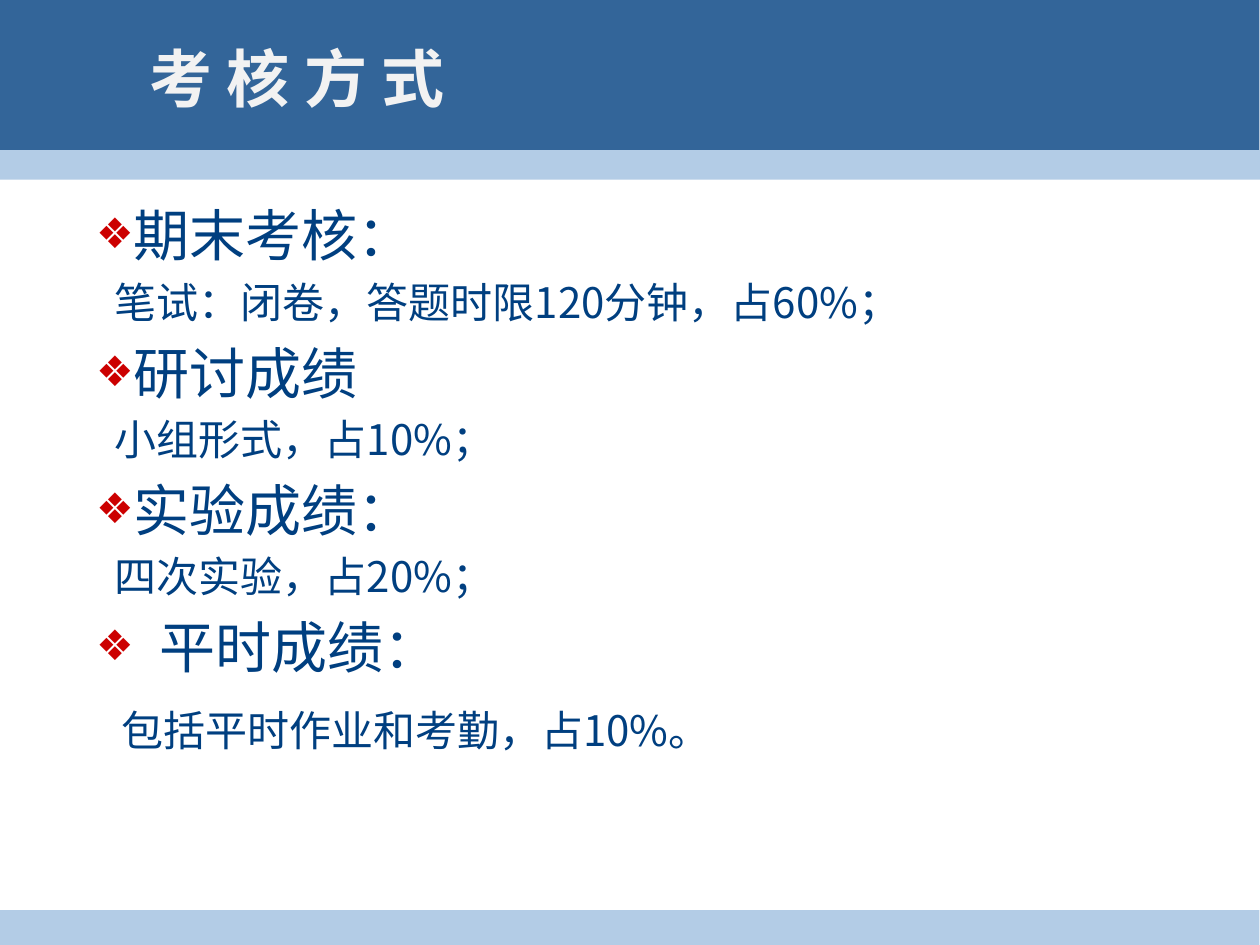
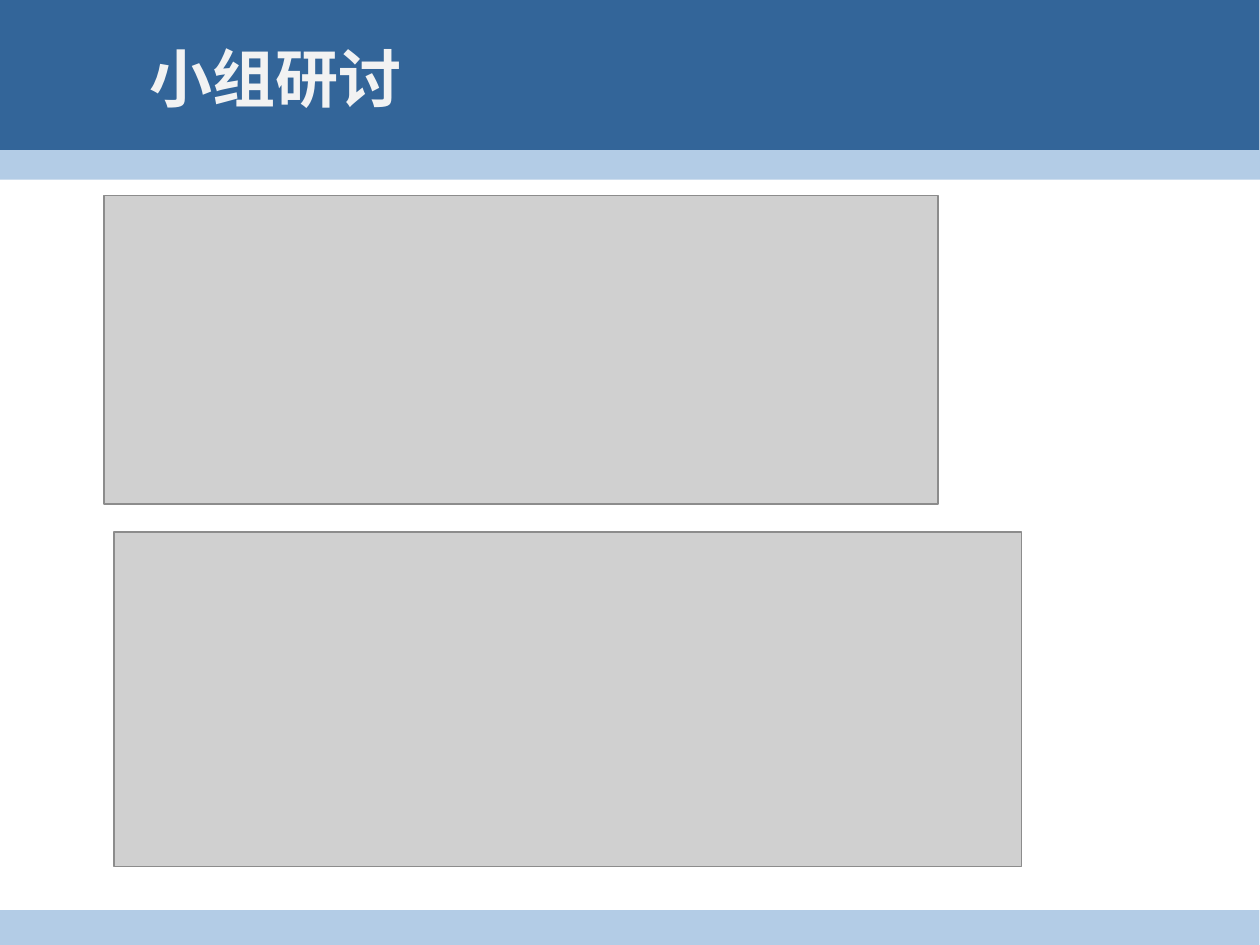
Before and after one commit to 2manifold/2manifold.github.io, a slide deck: slide 5 of lecture/0.pptx. Drawn at 1260x945 pixels with LibreOffice and Linux fonts; fonts in the diff are those of the drawing; grey boxes stand for pictures; background and template pictures are left out. Boxes give left, top, right and bottom in pixels: in the first picture for what was removed or moved away, otherwise in the second. Text is boxed around its words. In the diff, an @@ line names an element or a change of style, - is before the commit and + after.

```diff
--- a/lecture/0.pptx
+++ b/lecture/0.pptx
@@ title at (150, 48, 402, 108): text changed; font Noto Sans CJK JP to Noto Sans CJK SC @@
-考 核 方 式
+小组研讨
@@ picture added at (105, 195, 939, 504) @@
@@ text removed at (115, 209, 900, 751) @@
-❖ 期末考核：
-笔试：闭卷，答题时限120分钟，占60%；
-❖ 研讨成绩
-小组形式，占10%；
-❖ 实验成绩：
-四次实验，占20%；
-❖ 平时成绩：
-包括平时作业和考勤，占10%。
@@ picture added at (115, 532, 1022, 866) @@
```
Also in this commit, not shown: 4 other slides changed, 3 slides added, 3 slides removed, 2 other files.
